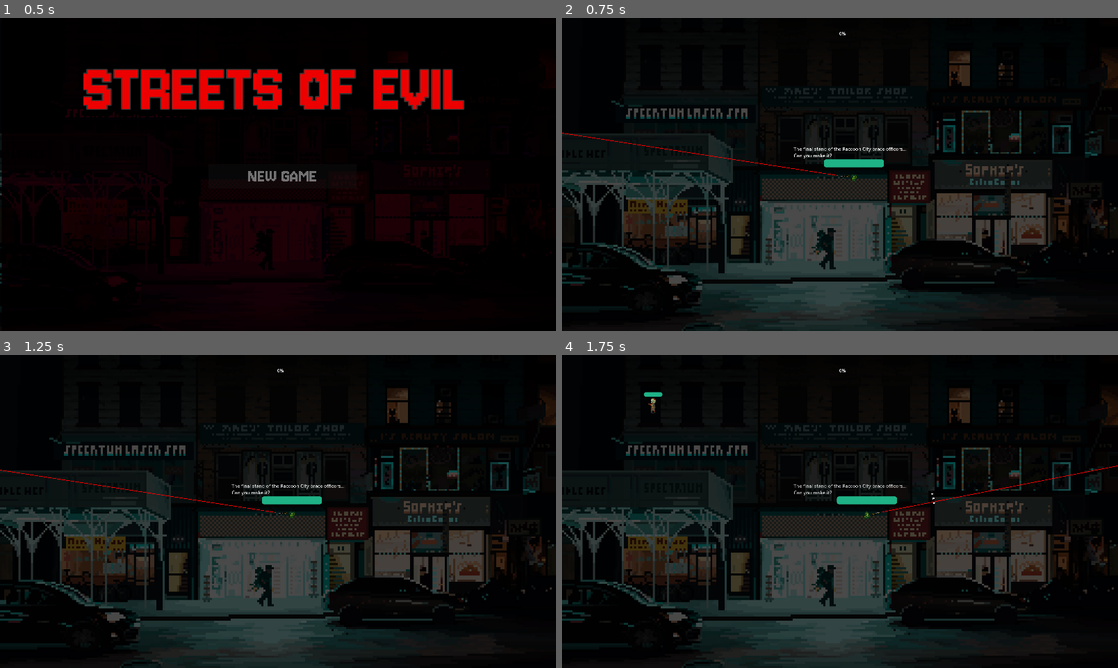
Above: before the commit, frames 1-4 (two rows, left to right).
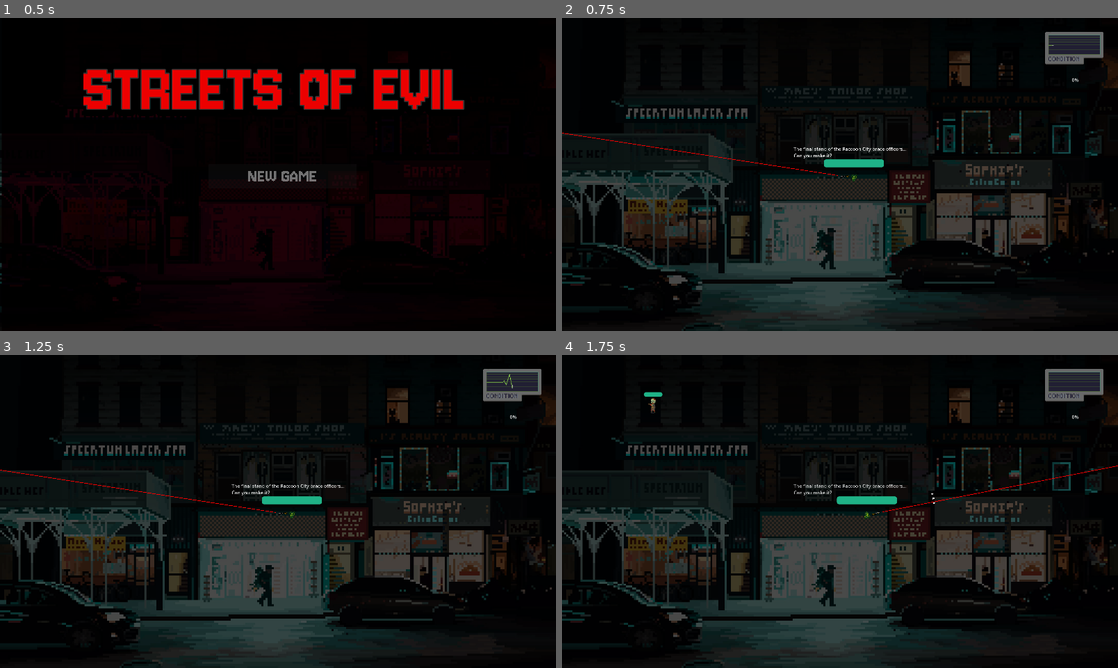
Above: after the commit, the same moments.

Repository: blacksagres/streets-of-evil
Game: Godot game, scene res://world.tscn
Same seed, same stepped clock (60 frames per second), same inputs: the game is played once before the commit and once after it.
Inputs (mouse positions are in pixels of both pictures, inside the frame that each line leads up to):
- Up to frame 1 (0.5 s): no input
- Up to frame 2 (0.75 s): click "NEW GAME" at 0.5 s
- Up to frame 3 (1.25 s): no input
- Up to frame 4 (1.75 s): tap Enter (ui_accept) at 1.25, 1.52 s; move the mouse to (962, 495) at 1.27 s; hold Right (move_right) from 1.28 s (still down); hold Space (shoot) from 1.28 s (still down)

Frame 1 is identical in both runs. In frame 2, 1.0% of the frame differs, in the area x 49-98%, y 4-21%; in frame 3, 1.0%; in frame 4, 1.0%.

Commit message:
add healthbar component

Diff:
--- a/characters/effects/damage_display/DamageDisplay.tscn
+++ b/characters/effects/damage_display/DamageDisplay.tscn
@@ -94,9 +94,8 @@
 [node name="DamageDisplayText" type="Label" parent="."]
 modulate = Color(1, 1, 1, 0)
 offset_left = -40.0
-offset_top = -55.4104
 offset_right = 73.0
-offset_bottom = -21.4104
+offset_bottom = 34.0
 theme_override_colors/font_color = Color(0.917647, 0.901961, 0.854902, 1)
 theme_override_colors/font_shadow_color = Color(0.0177324, 0.0177324, 0.0177324, 1)
 theme_override_colors/font_outline_color = Color(0.147672, 0.147672, 0.147672, 1)
--- a/world.gd
+++ b/world.gd
@@ -13,13 +13,15 @@
 # MENUS
 
 @onready var level_up_menu := $Menus/LevelUpMenu
-
+@onready var healthbar_hud := $Healthbar/AnimationPlayer
 
 
 # Called when the node enters the scene tree for the first time.
 func _ready() -> void:
 	# WORLD IS PAUSED BY DEFAULT!
 	get_tree().paused = true
+
+	healthbar_hud.play("condition-status")
 
 	zombie_timer.timeout.connect(on_mob_timeout_spawn)
 	player.status.gained_experience.connect(on_player_experience_gained)
--- a/world.tscn
+++ b/world.tscn
@@ -7,6 +7,7 @@
 [ext_resource type="PackedScene" uid="uid://dgqbjsucu2qbf" path="res://components/menus/start_menu.tscn" id="5_036b0"]
 [ext_resource type="PackedScene" uid="uid://w7ycrt0ubv8x" path="res://components/menus/level_up_menu.tscn" id="5_pkg7o"]
 [ext_resource type="PackedScene" uid="uid://ku0umq8lpd4n" path="res://components/menus/pause_menu.tscn" id="6_dwbse"]
+[ext_resource type="Texture2D" uid="uid://ba2fnfc4f0fkx" path="res://assets/hud/streets-of-evil-condition-healthy.png" id="8_gbfbk"]
 
 [sub_resource type="Curve2D" id="Curve2D_tlwt5"]
 _data = {
@@ -23,8 +24,44 @@
 [sub_resource type="StyleBoxFlat" id="StyleBoxFlat_pkg7o"]
 bg_color = Color(9.62615e-08, 0.691082, 0.654206, 1)
 
-[sub_resource type="Environment" id="Environment_pkg7o"]
-glow_enabled = true
+[sub_resource type="Animation" id="Animation_gbfbk"]
+resource_name = "condition-status"
+length = 1.1
+loop_mode = 1
+step = 0.1
+tracks/0/type = "value"
+tracks/0/imported = false
+tracks/0/enabled = true
+tracks/0/path = NodePath("Sprite2D:frame")
+tracks/0/interp = 1
+tracks/0/loop_wrap = true
+tracks/0/keys = {
+"times": PackedFloat32Array(0, 0.1, 0.2, 0.3, 0.4, 0.5, 0.6, 0.7, 0.8, 0.9, 1),
+"transitions": PackedFloat32Array(1, 1, 1, 1, 1, 1, 1, 1, 1, 1, 1),
+"update": 1,
+"values": [0, 1, 2, 3, 4, 5, 6, 7, 8, 9, 10]
+}
+
+[sub_resource type="Animation" id="Animation_ioo17"]
+length = 0.001
+tracks/0/type = "value"
+tracks/0/imported = false
+tracks/0/enabled = true
+tracks/0/path = NodePath("Sprite2D:frame")
+tracks/0/interp = 1
+tracks/0/loop_wrap = true
+tracks/0/keys = {
+"times": PackedFloat32Array(0),
+"transitions": PackedFloat32Array(1),
+"update": 1,
+"values": [0]
+}
+
+[sub_resource type="AnimationLibrary" id="AnimationLibrary_wse8f"]
+_data = {
+&"RESET": SubResource("Animation_ioo17"),
+&"condition-status": SubResource("Animation_gbfbk")
+}
 
 [node name="World" type="Node2D" node_paths=PackedStringArray("player")]
 script = ExtResource("1_aqk2v")
@@ -79,10 +116,10 @@
 position = Vector2(408, 288)
 
 [node name="ExperienceGauge" type="ProgressBar" parent="."]
-offset_left = 40.0
-offset_top = 40.0
-offset_right = 1896.0
-offset_bottom = 67.0
+offset_left = 1688.0
+offset_top = 200.0
+offset_right = 1856.0
+offset_bottom = 227.0
 theme = SubResource("Theme_036b0")
 theme_override_styles/background = SubResource("StyleBoxFlat_dwbse")
 theme_override_styles/fill = SubResource("StyleBoxFlat_pkg7o")
@@ -99,5 +136,16 @@
 offset_bottom = 15.0
 text = "LEVEL:"
 
-[node name="WorldEnvironment" type="WorldEnvironment" parent="."]
-environment = SubResource("Environment_pkg7o")
+[node name="Healthbar" type="Node2D" parent="."]
+
+[node name="AnimationPlayer" type="AnimationPlayer" parent="Healthbar"]
+libraries = {
+&"": SubResource("AnimationLibrary_wse8f")
+}
+
+[node name="Sprite2D" type="Sprite2D" parent="Healthbar"]
+position = Vector2(1768, 104)
+scale = Vector2(0.7, 0.7)
+texture = ExtResource("8_gbfbk")
+hframes = 4
+vframes = 3
Binary file added: assets/hud/streets-of-evil-condition-caution.png
Not shown, added: assets/hud/streets-of-evil-condition-caution.png.import
Binary file added: assets/hud/streets-of-evil-condition-danger.png
Not shown, added: assets/hud/streets-of-evil-condition-danger.png.import
Binary file added: assets/hud/streets-of-evil-condition-healthy.png
Not shown, added: assets/hud/streets-of-evil-condition-healthy.png.import
Not shown: 1 places in world.tscn that only renumber resources
